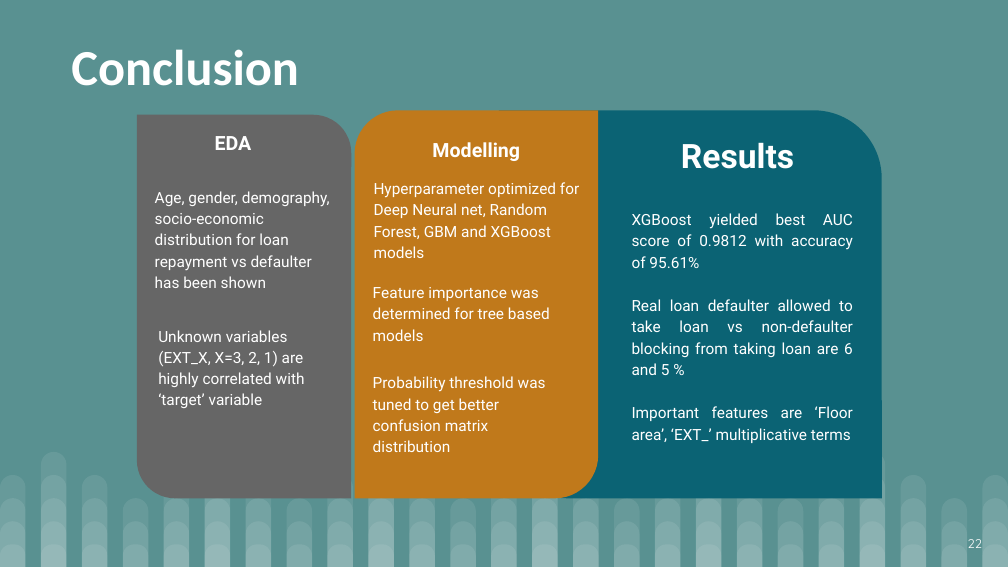
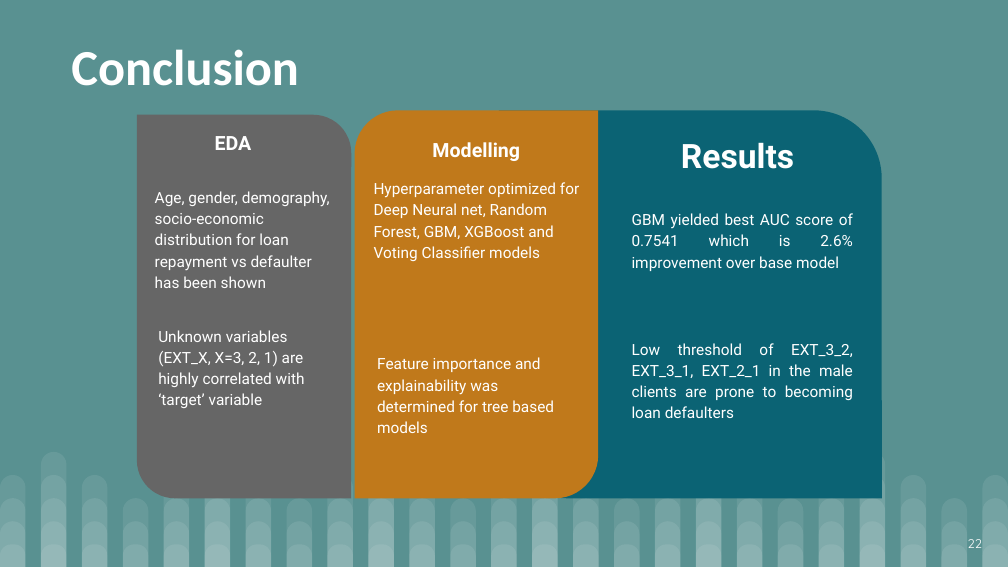
Before and after one commit to saimoom026/Springboard, a slide deck: slide 22 of springboard/Capstone Three/HomeCreditGroup-LoanDefaulterPrediction-SlideDeck.pptx. Drawn at 1008x567 pixels with LibreOffice and Linux fonts; fonts in the diff are those of the drawing. Boxes give left, top, right and bottom in pixels: in the first picture for what was removed or moved away, otherwise in the second. Text is boxed around its words. In the diff, an @@ line names an element or a change of style, - is before the commit and + after.

```diff
--- a/springboard/Capstone Three/HomeCreditGroup-LoanDefaulterPrediction-SlideDeck.pptx
+++ b/springboard/Capstone Three/HomeCreditGroup-LoanDefaulterPrediction-SlideDeck.pptx
@@ text at (374,182,579,261): text changed @@
-Hyperparameter optimized for Deep Neural net, Random Forest, GBM and XGBoost models
+Hyperparameter optimized for Deep Neural net, Random Forest, GBM, XGBoost and Voting Classifier models
@@ text at (632,213,853,418): text changed @@
-XGBoost yielded best AUC score of 0.9812 with accuracy of 95.61%
-Real loan defaulter allowed to take loan vs non-defaulter blocking from taking loan are 6 and 5 %
-Important features are ‘Floor area’, ‘EXT_’ multiplicative terms
+GBM yielded best AUC score of 0.7541 which is 2.6% improvement over base model
+Low threshold of EXT_3_2, EXT_3_1, EXT_2_1 in the male clients are prone to becoming loan defaulters
@@ text at (377,357,554,412): text changed @@
-Feature importance was determined for tree based models
+Feature importance and explainability was determined for tree based models
@@ text removed at (373,376,546,452) @@
-Probability threshold was tuned to get better confusion matrix distribution
```
Also in this commit, not shown: 7 other slides changed, 3 slides added, 3 slides removed, 1 other file.
